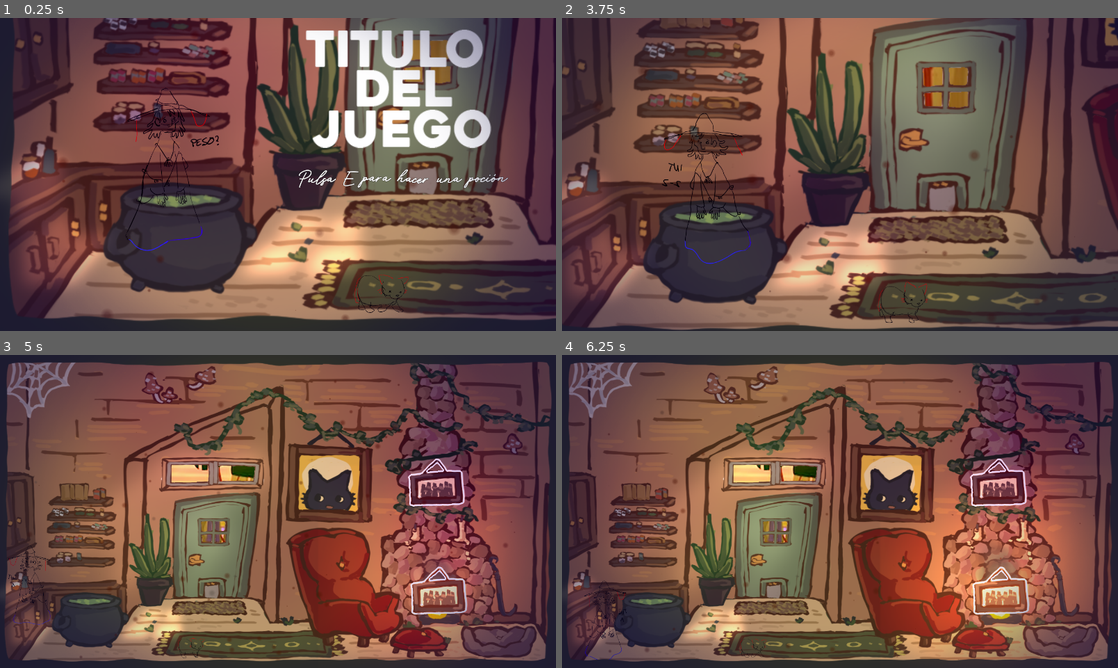
Above: before the commit, frames 1-4 (two rows, left to right).
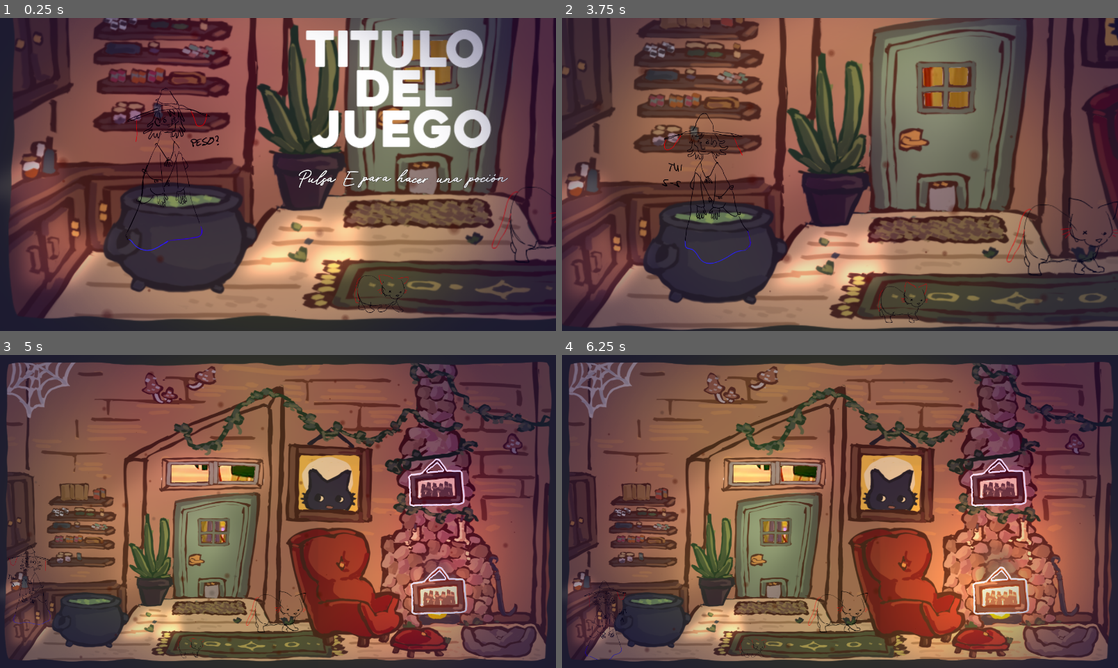
Above: after the commit, the same moments.

Repository: Mapachana/GlobalGameJam25
Game: Godot game, scene res://Scenes/Main.tscn
Same seed, same stepped clock (60 frames per second), same inputs: the game is played once before the commit and once after it. Sound files missing from this copy of the repository are replaced by a short silence.
Inputs:
- Up to frame 1 (0.25 s): no input
- Up to frame 2 (3.75 s): tap E at 0.5, 1.25 s; hold Right (ui_right) 0.53-1.28 s; hold Enter (ui_accept) 0.53-1.28 s; hold Down (ui_down) 1.28-2.03 s; tap Enter (ui_accept) at 1.35, 1.52, 1.82, 2.85, 3.02, 3.32 s; hold Right (ui_right) 2.03-2.78 s; hold Enter (ui_accept) 2.03-2.78 s; hold Up (ui_up) 2.78-3.53 s; hold Left (ui_left) from 3.53 s (still down); hold Enter (ui_accept) from 3.53 s (still down)
- Up to frame 3 (5 s): keep holding Left (ui_left); release Enter (ui_accept) at 4.28 s; tap Enter (ui_accept) at 4.35, 4.52, 4.82 s
- Up to frame 4 (6.25 s): release Left (ui_left) at 5.03 s; hold Down (ui_down) 5.03-5.78 s; hold Enter (ui_accept) 5.03-5.78 s; hold Right (ui_right) from 5.78 s (still down); tap Enter (ui_accept) at 5.85, 6.02 s

The runs differ from the first frame. In frame 1, 0.2% of the frame differs, in the area x 88-100%, y 54-79%; in frame 2, 0.5%, in the area x 79-100%, y 57-83%; in frame 3, 0.2%; in frame 4, 0.2%.

Commit message:
gato acariciable

Diff:
--- a/ggj2025/Scenes/Main.tscn
+++ b/ggj2025/Scenes/Main.tscn
@@ -63,6 +63,7 @@
 [ext_resource type="Texture2D" uid="uid://bg2ochegero2l" path="res://Images/cocina/planta colgante.png" id="59_fb0l2"]
 [ext_resource type="Texture2D" uid="uid://beo6u5iq2ln05" path="res://Images/placeholder final1.png" id="60_undnq"]
 [ext_resource type="Texture2D" uid="uid://dq2u5cl82s6bw" path="res://Images/placeholder final2.png" id="61_v8jou"]
+[ext_resource type="PackedScene" uid="uid://b2u36kir16up8" path="res://Scenes/gato.tscn" id="64_64fbg"]
 
 [sub_resource type="Gradient" id="Gradient_hwerc"]
 offsets = PackedFloat32Array(0.346154, 0.700855, 1)
@@ -799,3 +800,6 @@
 modulate = Color(1, 1, 1, 0)
 position = Vector2(2164, -1210)
 texture = ExtResource("61_v8jou")
+
+[node name="gato" parent="." instance=ExtResource("64_64fbg")]
+position = Vector2(932, 552)
--- a/ggj2025/Scenes/gato.gd
+++ b/ggj2025/Scenes/gato.gd
@@ -1,6 +1,8 @@
 extends Area2D
 
 var animacion_actual = null
+
+var acariciable = false
 
 # Called when the node enters the scene tree for the first time.
 func _ready() -> void:
@@ -10,15 +12,25 @@
 
 # Called every frame. 'delta' is the elapsed time since the previous frame.
 func _process(delta: float) -> void:
+
+	if acariciable and Input.is_action_pressed("ui_accept"):
+		print("ACARICIANDO AL GATO MIAU MIAU")
 	pass
 
 
 func _on_body_entered(body: Node2D) -> void:
-	if body.is_in_group("pj") and Input.is_action_pressed("ui_accept"):
-		print("Acaricio al gatito miau")
-		# change_anim("acariciar")
+	if body.is_in_group("pj"):
+		print("acariciable")
+		acariciable = true
+		# change_anim("quieto")
 	pass # Replace with function body.
 
 func change_anim(animacion):
 	if animacion != animacion_actual:
 		$Sprite2D/AnimationPlayer.play(animacion)
+
+
+func _on_body_exited(body: Node2D) -> void:
+	if body.is_in_group("pj"):
+		acariciable = false
+	pass # Replace with function body.
--- a/ggj2025/Scenes/gato.tscn
+++ b/ggj2025/Scenes/gato.tscn
@@ -5,6 +5,21 @@
 
 [sub_resource type="RectangleShape2D" id="RectangleShape2D_33am7"]
 size = Vector2(233, 171)
+
+[sub_resource type="Animation" id="Animation_euy41"]
+length = 0.001
+tracks/0/type = "value"
+tracks/0/imported = false
+tracks/0/enabled = true
+tracks/0/path = NodePath(".:frame")
+tracks/0/interp = 1
+tracks/0/loop_wrap = true
+tracks/0/keys = {
+"times": PackedFloat32Array(0),
+"transitions": PackedFloat32Array(1),
+"update": 1,
+"values": [0]
+}
 
 [sub_resource type="Animation" id="Animation_qqs7g"]
 resource_name = "andar"
@@ -22,21 +37,6 @@
 "transitions": PackedFloat32Array(1, 1, 1, 1, 1, 1, 1),
 "update": 1,
 "values": [0, 1, 2, 3, 4, 5, 6]
-}
-
-[sub_resource type="Animation" id="Animation_euy41"]
-length = 0.001
-tracks/0/type = "value"
-tracks/0/imported = false
-tracks/0/enabled = true
-tracks/0/path = NodePath(".:frame")
-tracks/0/interp = 1
-tracks/0/loop_wrap = true
-tracks/0/keys = {
-"times": PackedFloat32Array(0),
-"transitions": PackedFloat32Array(1),
-"update": 1,
-"values": [0]
 }
 
 [sub_resource type="AnimationLibrary" id="AnimationLibrary_0wgbh"]
@@ -62,3 +62,4 @@
 }
 
 [connection signal="body_entered" from="." to="." method="_on_body_entered"]
+[connection signal="body_exited" from="." to="." method="_on_body_exited"]
Not shown: 1 places in ggj2025/Scenes/Main.tscn that only renumber resources
